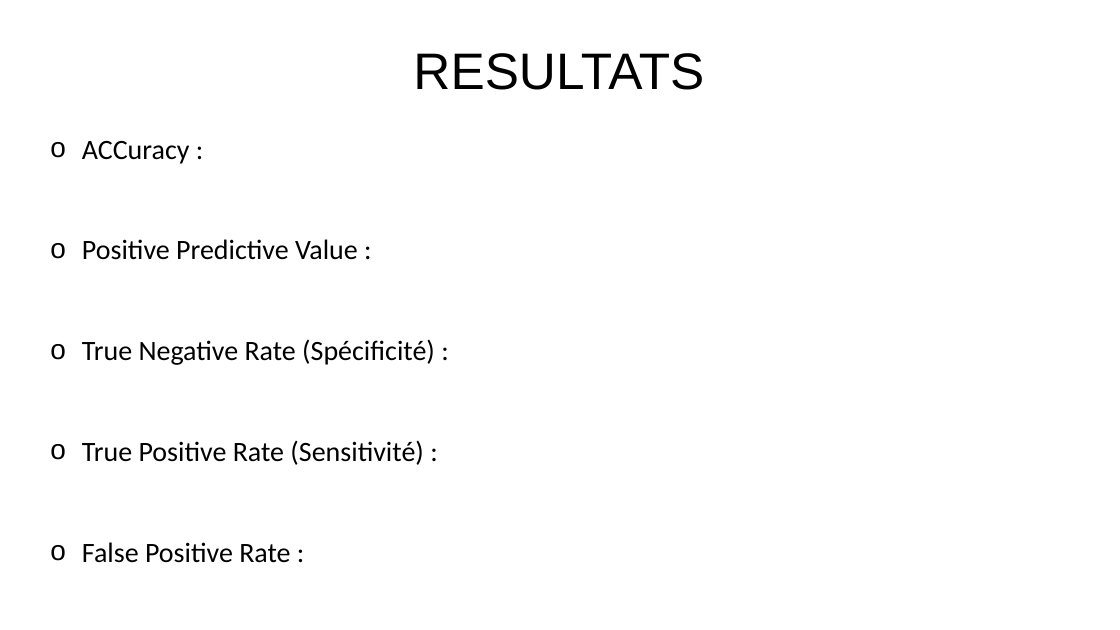
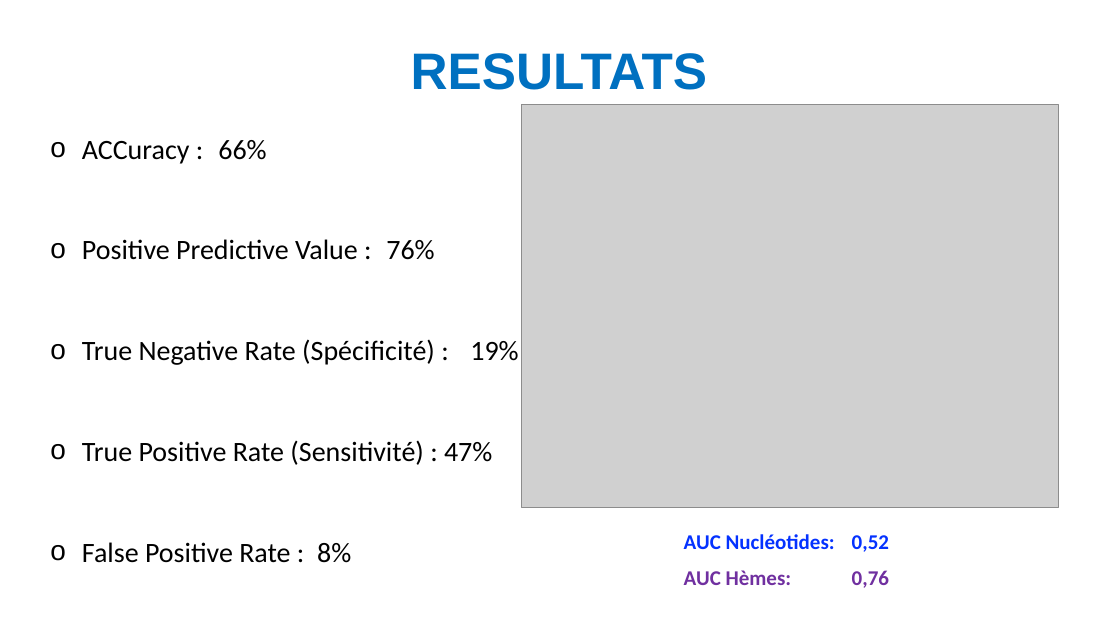
Before and after one commit to juugeebee/Projet_DL_M2, a slide deck: slide 8 of PresentationDL_JGorse.pptx. Drawn at 1120x630 pixels with LibreOffice and Linux fonts; fonts in the diff are those of the drawing; grey boxes stand for pictures. Boxes give left, top, right and bottom in pixels: in the first picture for what was removed or moved away, otherwise in the second. Text is boxed around its words. In the diff, an @@ line names an element or a change of style, - is before the commit and + after.

```diff
--- a/PresentationDL_JGorse.pptx
+++ b/PresentationDL_JGorse.pptx
@@ text "RESULTATS" at <box>411,53,707,90</box>: text colour #000000 to #0070C0, bold on @@
@@ picture added at <box>522,105,1059,507</box> @@
@@ text at <box>82,140,518,563</box>: text changed @@
-o ACCuracy :
-o Positive Predictive Value :
-o True Negative Rate (Spécificité) :
-o True Positive Rate (Sensitivité) :
-o False Positive Rate :
+o ACCuracy : 66%
+o Positive Predictive Value : 76%
+o True Negative Rate (Spécificité) : 19%
+o True Positive Rate (Sensitivité) : 47%
+o False Positive Rate : 8%
@@ text added at <box>684,534,889,588</box>, 18 pt, text #0432FF, bold @@
+AUC Nucléotides: 0,52
+AUC Hèmes: 0,76
```
Also in this commit, not shown: 10 other slides changed.
